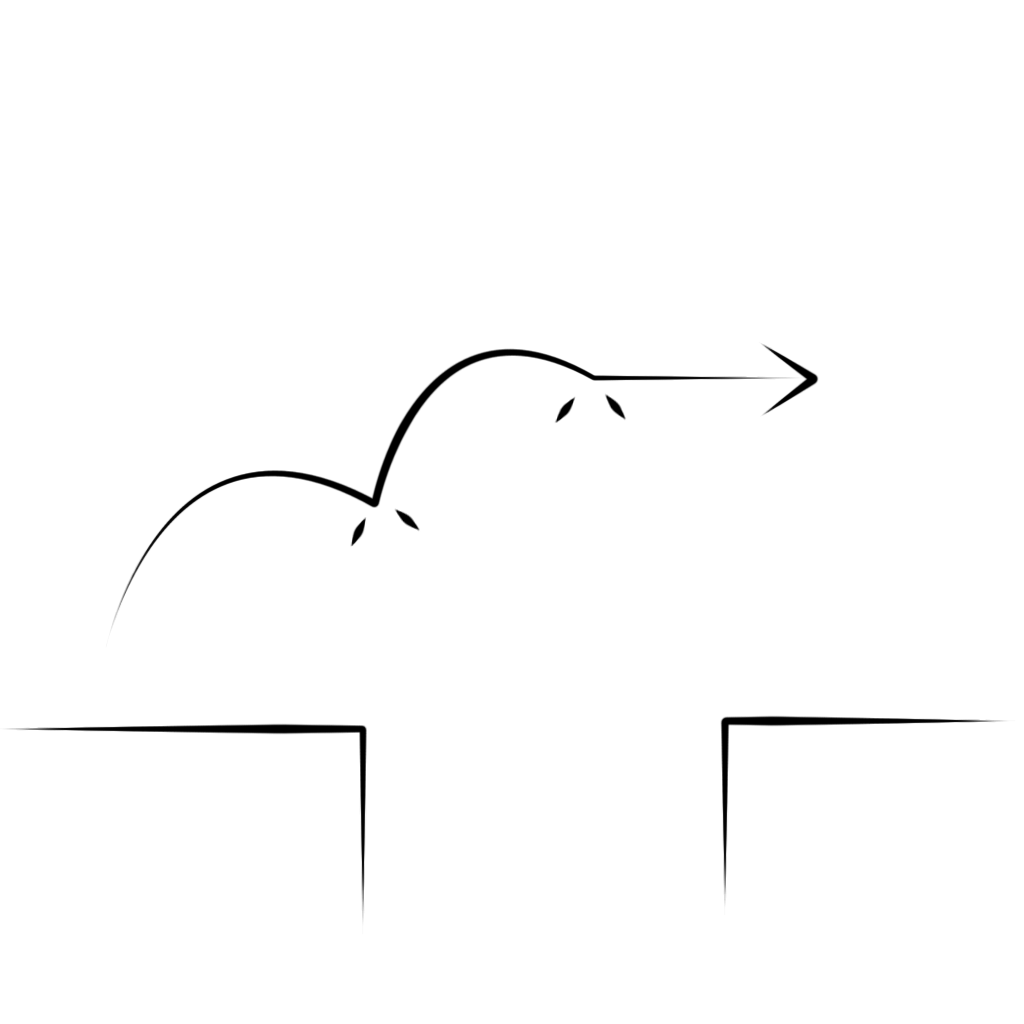
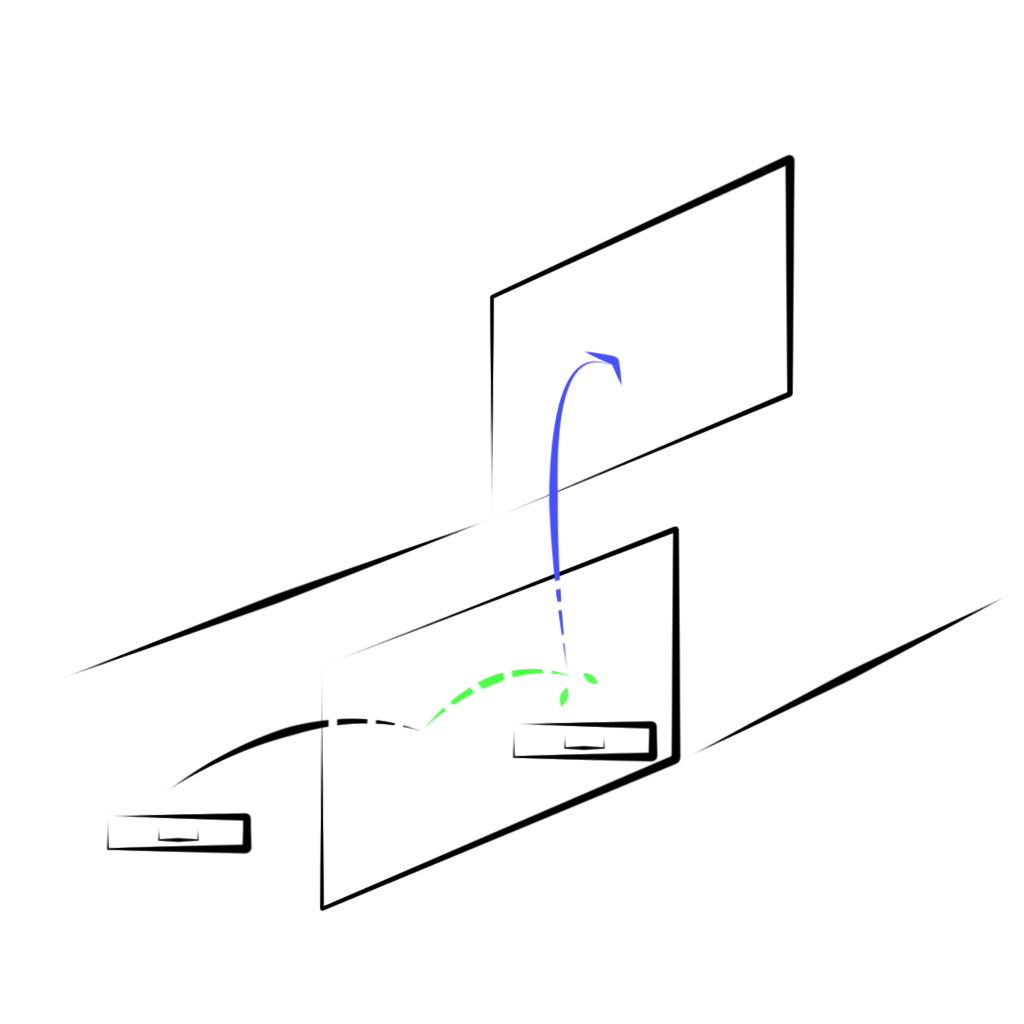
Layer changes from the first 1024x1024 image to the second:
added layer "spacebar copy 3" above "spacebar" over [512, 720, 659, 763]
added layer "spacebar" above "Meteor" over [106, 812, 253, 855]
added layer "WallJump" above "WallRun" over [63, 154, 1009, 912]
renamed "Layer 1 copy" to "TripleJumpHint", hid it over [0, 341, 1015, 934]
